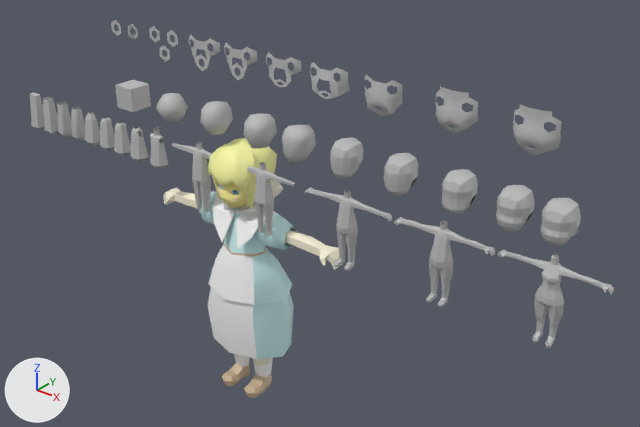
Renders of the FBX model Assets/Models/alice.fbx from each side of a commit.
Both versions are drawn from a 50 mm camera at (1.324, -1.331, 1.4) aimed at (0.161, 0.124, 0.498). The axes (+X, +Y, +Z) are drawn at lower left. The lights are the same throughout. Where no turn or scale is listed for an object, it has been applied to the vertices.
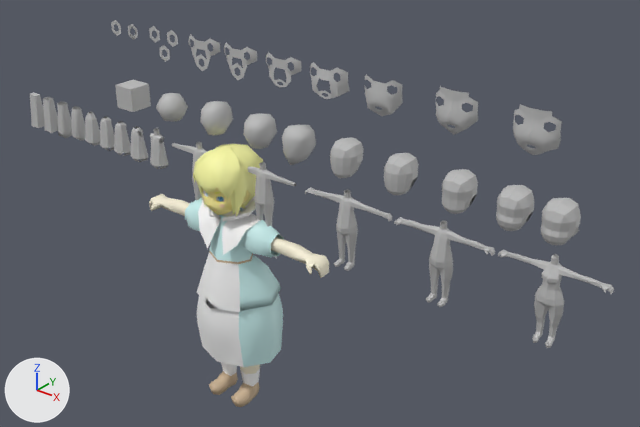
Where the change shows, as pixel boxes [x1, y1, x2, y2] in the pictures (640 x 427 px):
'front1', added
    after: [149, 143, 329, 407]
'polySurface25', no longer drawn
    before: [199, 192, 297, 359]
'polySurface23', no longer drawn
    before: [163, 188, 342, 398]
'polySurface26', no longer drawn
    before: [212, 181, 283, 249]
'pPlane6', no longer drawn (beige)
    before: [237, 141, 254, 192]
'polySurface33', no longer drawn (yellow)
    before: [216, 181, 247, 208]
'polySurface28', no longer drawn (beige)
    before: [228, 138, 277, 186]
'pPlane4', no longer drawn (beige)
    before: [227, 139, 245, 189]
'pPlane2', no longer drawn
    before: [212, 139, 243, 186]
'pPlane20', no longer drawn
    before: [220, 140, 246, 186]
'pPlane10', no longer drawn
    before: [249, 156, 260, 209]
'pPlane19', no longer drawn
    before: [245, 159, 256, 207]
'pPlane16', no longer drawn
    before: [208, 143, 231, 176]
'pPlane17', no longer drawn
    before: [209, 141, 248, 179]
'pPlane21', no longer drawn
    before: [212, 150, 220, 200]
'polySurface34', no longer drawn
    before: [233, 190, 238, 195]
'polySurface5', unchanged, covered by the edit
    before: [172, 142, 212, 213]
    after: [172, 142, 207, 200]

Diff of the bpy script that builds the scene:
```diff
--- a/Assets/Models/alice.fbx.py
+++ b/Assets/Models/alice.fbx.py
@@ ob_polysurface34 @@
-ob_polysurface34 = bpy.data.objects.new('polySurface34', me_mesh_045)
+ob_polysurface34 = bpy.data.objects.new('polySurface34', None)
 ob_polysurface34.parent = ob_polysurface29
@@ ob_pplane4 @@
-ob_pplane4 = bpy.data.objects.new('pPlane4', me_mesh_039)
+ob_pplane4 = bpy.data.objects.new('pPlane4', None)
 ob_pplane4.location = (0.0, 0.0, 0.0)
@@ ob_polysurface23 @@
-ob_polysurface23 = bpy.data.objects.new('polySurface23', me_mesh_034)
+ob_polysurface23 = bpy.data.objects.new('polySurface23', None)
 ob_polysurface23.parent = ob_polysurface22
@@ ob_polysurface30 @@
-ob_polysurface30 = bpy.data.objects.new('polySurface30', me_mesh_042)
+ob_polysurface30 = bpy.data.objects.new('polySurface30', None)
 ob_polysurface30.parent = ob_group16
@@ ob_pplane21 @@
-ob_pplane21 = bpy.data.objects.new('pPlane21', me_mesh_052)
+ob_pplane21 = bpy.data.objects.new('pPlane21', None)
 ob_pplane21.location = (0.0, 0.0, 0.0)
@@ ob_polysurface33 @@
-ob_polysurface33 = bpy.data.objects.new('polySurface33', me_mesh_044)
+ob_polysurface33 = bpy.data.objects.new('polySurface33', None)
 ob_polysurface33.parent = ob_polysurface29
@@ ob_polysurface35 @@
-ob_polysurface35 = bpy.data.objects.new('polySurface35', me_mesh_046)
+ob_polysurface35 = bpy.data.objects.new('polySurface35', None)
 ob_polysurface35.parent = ob_polysurface29
@@ ob_pplane10 @@
-ob_pplane10 = bpy.data.objects.new('pPlane10', me_mesh_041)
+ob_pplane10 = bpy.data.objects.new('pPlane10', None)
 ob_pplane10.location = (0.0, 0.0, 0.0)
@@ ob_polysurface25 @@
-ob_polysurface25 = bpy.data.objects.new('polySurface25', me_mesh_035)
+ob_polysurface25 = bpy.data.objects.new('polySurface25', None)
 ob_polysurface25.parent = ob_polysurface24
@@ ob_polysurface32 @@
-ob_polysurface32 = bpy.data.objects.new('polySurface32', me_mesh_043)
+ob_polysurface32 = bpy.data.objects.new('polySurface32', None)
 ob_polysurface32.parent = ob_group16
@@ ob_pplane2 @@
-ob_pplane2 = bpy.data.objects.new('pPlane2', me_mesh_038)
+ob_pplane2 = bpy.data.objects.new('pPlane2', None)
 ob_pplane2.location = (0.0, 0.0, 0.0)
@@ ob_pplane15 @@
-ob_pplane15 = bpy.data.objects.new('pPlane15', me_mesh_047)
+ob_pplane15 = bpy.data.objects.new('pPlane15', None)
 ob_pplane15.location = (0.0, 0.0, 0.0)
@@ ob_pplane17 @@
-ob_pplane17 = bpy.data.objects.new('pPlane17', me_mesh_049)
+ob_pplane17 = bpy.data.objects.new('pPlane17', None)
 ob_pplane17.location = (0.0, 0.0, 0.0)
@@ ob_polysurface28 @@
-ob_polysurface28 = bpy.data.objects.new('polySurface28', me_mesh_037)
+ob_polysurface28 = bpy.data.objects.new('polySurface28', None)
 ob_polysurface28.parent = ob_polysurface21
@@ ob_pplane16 @@
-ob_pplane16 = bpy.data.objects.new('pPlane16', me_mesh_048)
+ob_pplane16 = bpy.data.objects.new('pPlane16', None)
 ob_pplane16.location = (0.0, 0.0, 0.0)
@@ ob_pplane20 @@
-ob_pplane20 = bpy.data.objects.new('pPlane20', me_mesh_051)
+ob_pplane20 = bpy.data.objects.new('pPlane20', None)
 ob_pplane20.location = (0.0, 0.0, 0.0)
@@ ob_pplane6 @@
-ob_pplane6 = bpy.data.objects.new('pPlane6', me_mesh_040)
+ob_pplane6 = bpy.data.objects.new('pPlane6', None)
 ob_pplane6.location = (0.0, 0.0, 0.0)
@@ ob_polysurface26 @@
-ob_polysurface26 = bpy.data.objects.new('polySurface26', me_mesh_036)
+ob_polysurface26 = bpy.data.objects.new('polySurface26', None)
 ob_polysurface26.parent = ob_polysurface24
@@ ob_pplane19 @@
-ob_pplane19 = bpy.data.objects.new('pPlane19', me_mesh_050)
+ob_pplane19 = bpy.data.objects.new('pPlane19', None)
 ob_pplane19.location = (0.0, 0.0, 0.0)
@@ ob_front1 @@
+ob_front1 = bpy.data.objects.new('front1', me_mesh_034_1)  # 1695 vertices, 1603 faces; spans x -0.278..0.278, y -0.046..0.156, z -0.004..0.667; in mat_lambert9 (white #fbf3db), mat_lambert10 (white #f2f2f2), mat_lambert7 (white #ffffff), mat_lambert8 (beige #cdb494), mat_lambert2 (white #d0f6f6), mat_kata (white #fcfcfc), mat_hair (beige #ffffa9), mat_kao (picture img_arice_png)
+ob_front1.location = (0.0, -0.047, 0.0)
```
